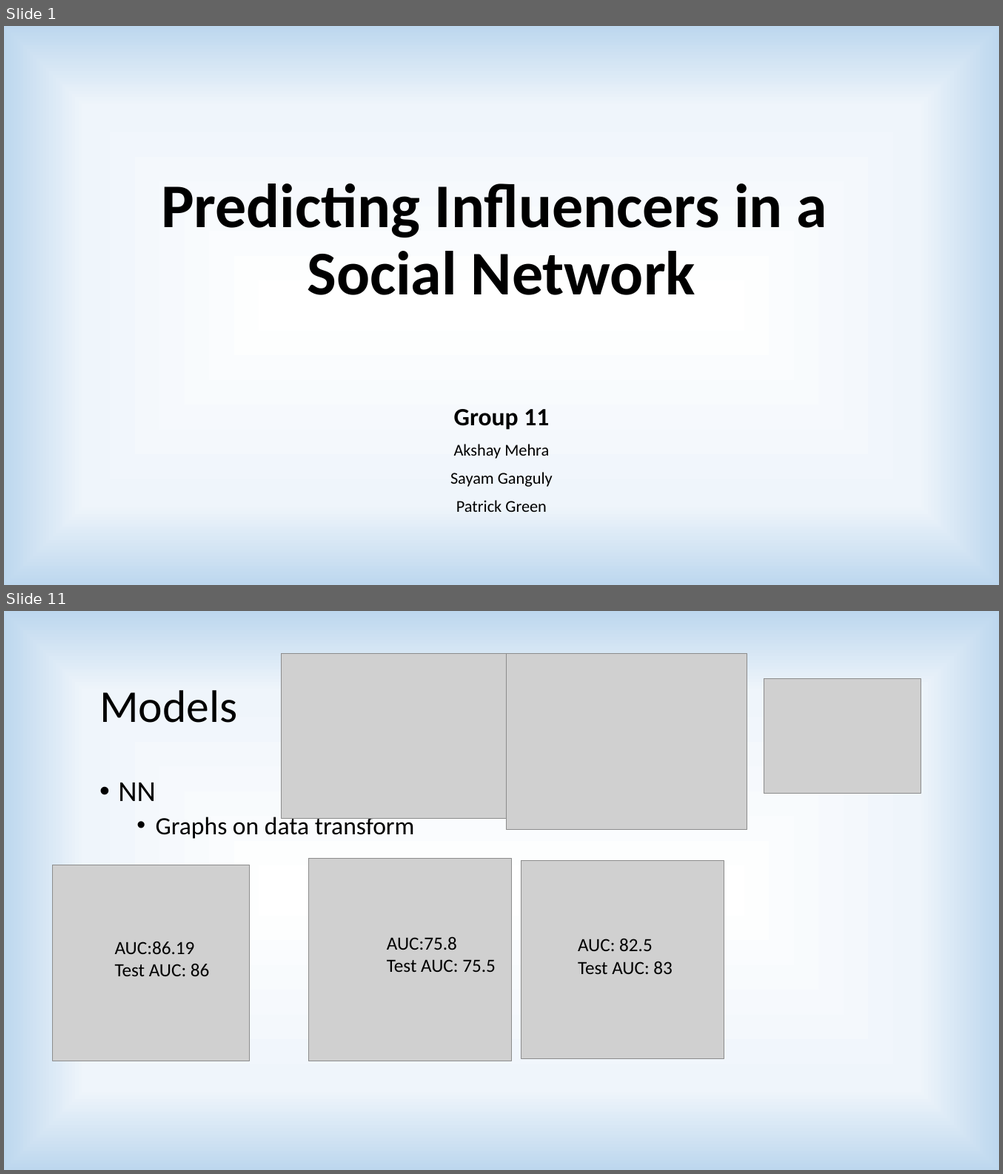
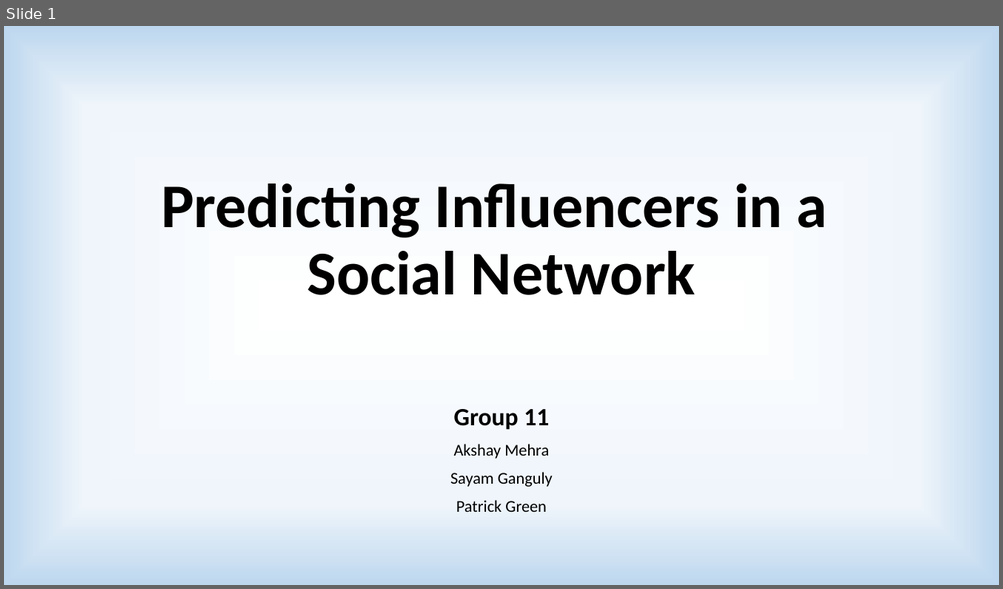
Before and after one commit to akshaymehra24/who-is-more-influential, a slide deck: Predicting Influencers in a Social Network.pptx. Shown one above the other, each under a label of ours: slides 1 and 11 before the commit, slide 1 after it; the slides between them are not shown. The pictures are 1003x1174 and 1003x589 pixels, drawn with LibreOffice and Linux fonts; fonts in the diff are those of the drawing; grey boxes stand for pictures. Boxes give left, top, right and bottom in pixels: in the first picture for what was removed or moved away, otherwise in the second. Text is boxed around its words. In the diff, an @@ line names an element or a change of style, - is before the commit and + after.

```diff
--- a/Predicting Influencers in a Social Network.pptx
+++ b/Predicting Influencers in a Social Network.pptx
@@ slide 11 removed at box(4, 611, 999, 1170), background gradient #FFFFFF to #EFF5FB to #BDD7EE @@
@@ picture removed at box(282, 653, 507, 818) @@
@@ picture removed at box(506, 653, 746, 829) @@
@@ text removed at box(99, 690, 237, 723) @@
-Models
@@ picture removed at box(763, 679, 920, 794) @@
@@ text removed at box(118, 783, 415, 839) @@
-• NN
-  • Graphs on data transform
@@ picture removed at box(53, 865, 250, 1062) @@
@@ picture removed at box(308, 859, 512, 1062) @@
@@ picture removed at box(521, 860, 723, 1059) @@
@@ text removed at box(115, 942, 210, 977) @@
-AUC:86.19
-Test AUC: 86
@@ text removed at box(387, 937, 495, 972) @@
-AUC:75.8
-Test AUC: 75.5
@@ text removed at box(578, 939, 672, 974) @@
-AUC: 82.5
-Test AUC: 83
```
Also in this commit, not shown: 6 slides changed, 8 slides added, 9 other slides removed, 13 other files.
